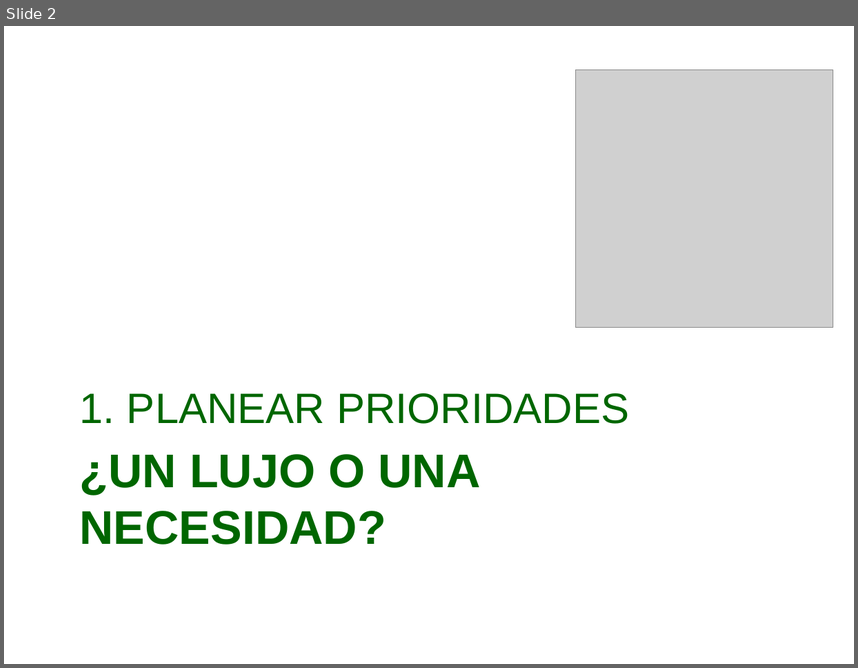
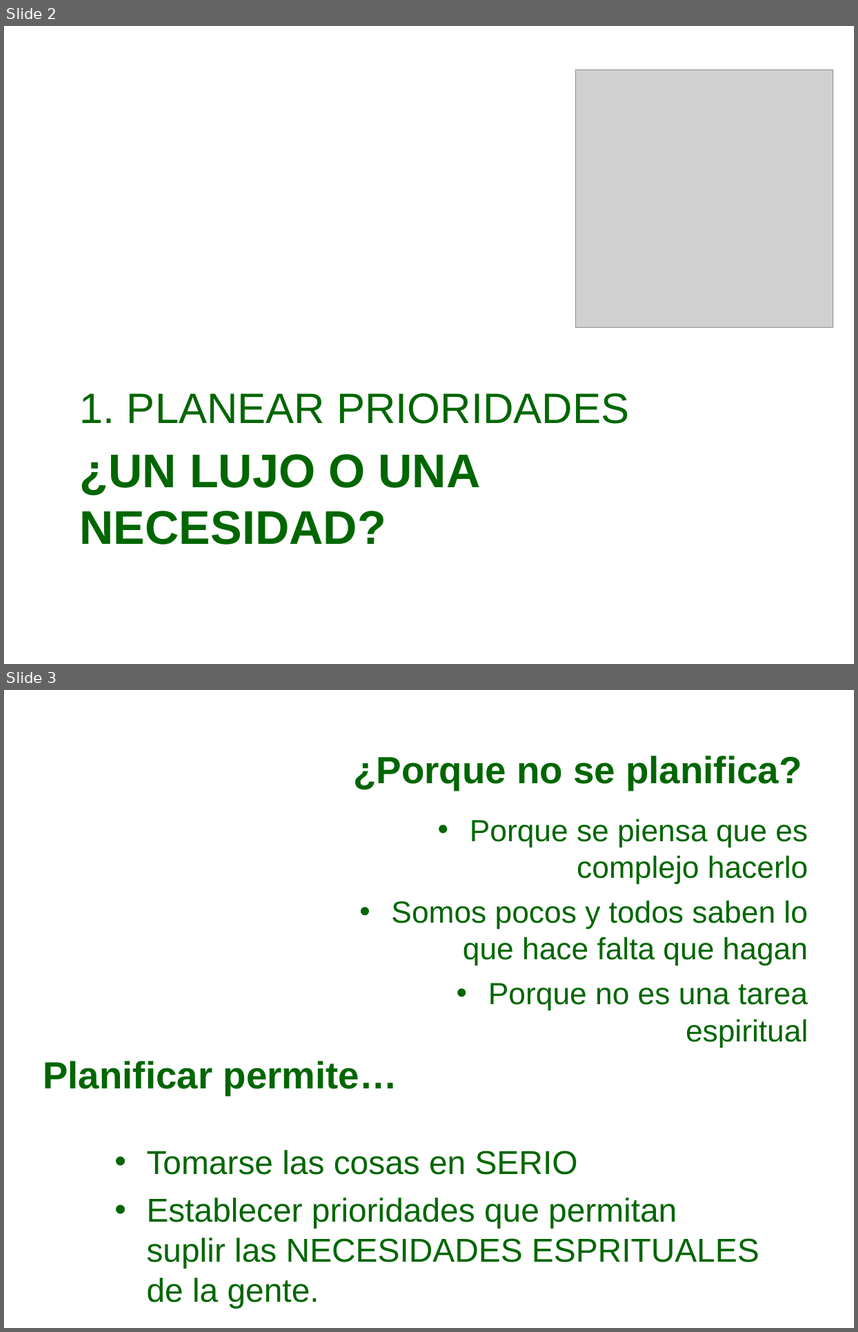
Before and after one commit to afols/iglesia, a slide deck: trunk/ iglesia --username adrianfols/Escuela Dominical/Iglecrecimiento/Mi_iglesia_puede_S2.ppt. Shown one above the other, each under a label of ours: slide 2 before the commit, slides 2 and 3 after it. The pictures are 858x668 and 858x1332 pixels, drawn with LibreOffice and Linux fonts; fonts in the diff are those of the drawing; grey boxes stand for pictures; background and template pictures are left out. Boxes give left, top, right and bottom in pixels: in the first picture for what was removed or moved away, otherwise in the second. Text is boxed around its words. In the diff, an @@ line names an element or a change of style, - is before the commit and + after.

```diff
--- a/trunk/ iglesia --username adrianfols/Escuela Dominical/Iglecrecimiento/Mi_iglesia_puede_S2.ppt
+++ b/trunk/ iglesia --username adrianfols/Escuela Dominical/Iglecrecimiento/Mi_iglesia_puede_S2.ppt
@@ slide 3 added at bbox=[4, 690, 854, 1328], background picture (left out) @@
@@ title added at bbox=[353, 756, 802, 790], 32 pt, text #006600, bold @@
+¿Porque no se planifica?
@@ text added at bbox=[391, 819, 808, 1047], 25.9 pt, text #006600 @@
+• Porque se piensa que es complejo hacerlo
+• Somos pocos y todos saben lo que hace falta que hagan
+• Porque no es una tarea espiritual
@@ text added at bbox=[43, 1061, 398, 1095], 32 pt, text #006600, bold @@
+Planificar permite…
@@ text added at bbox=[147, 1150, 760, 1308], 28 pt, text #006600 @@
+• Tomarse las cosas en SERIO
+• Establecer prioridades que permitan suplir las NECESIDADES ESPRITUALES de la gente.
```
Also in this commit, not shown: 4 other slides added, 1 slide removed.
